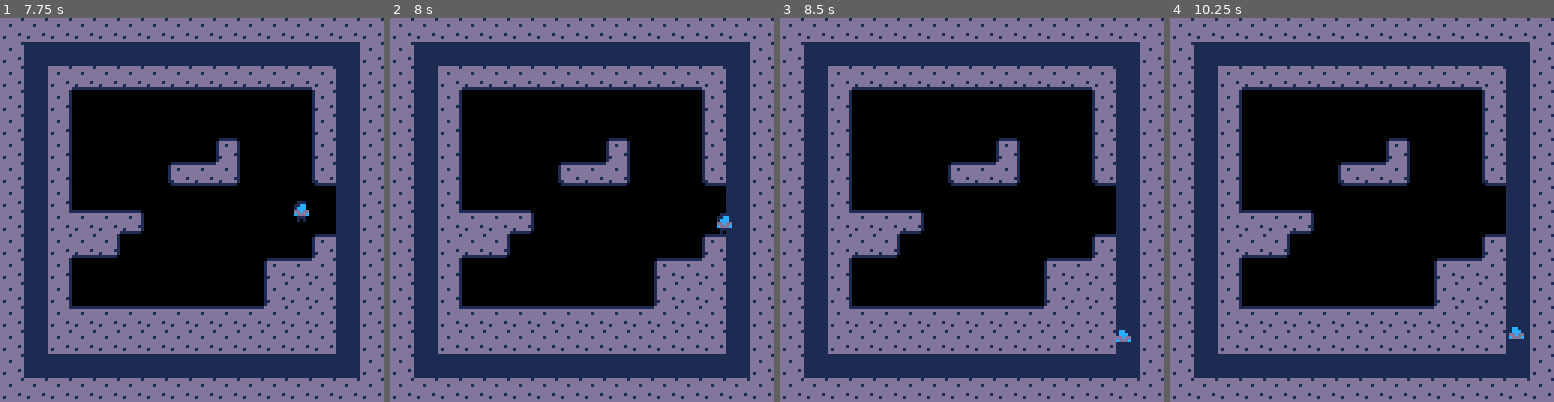
Above: before the commit, frames 1-4 (left to right).
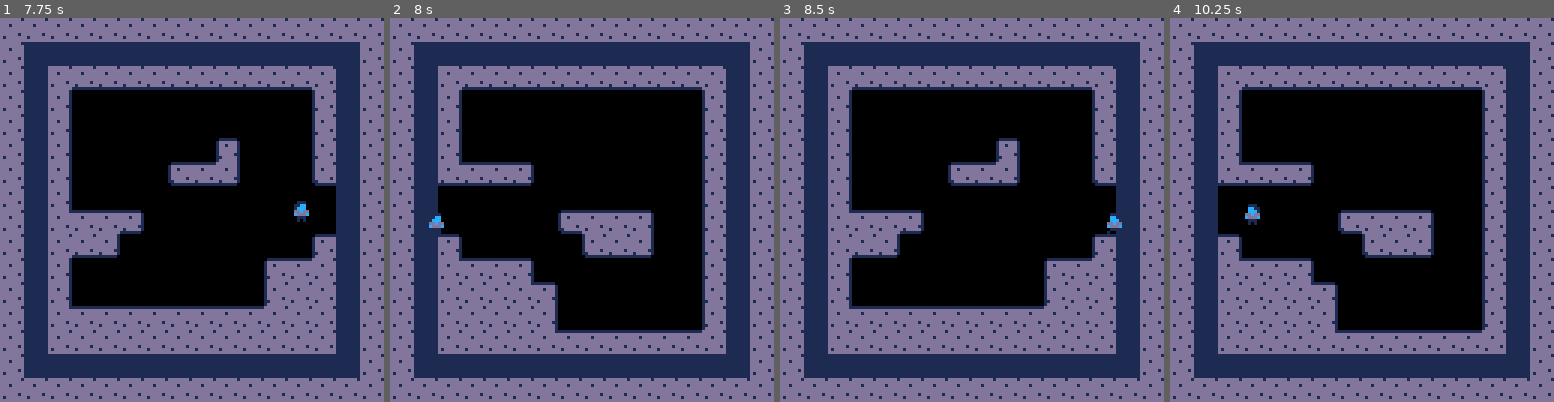
Above: after the commit, the same moments.

Repository: samskivert/darkflame
Game: PICO-8 cartridge darkflame.p8
Same seed, same stepped clock (60 frames per second), same inputs: the game is played once before the commit and once after it.
Inputs:
- Up to frame 1 (7.75 s): tap X (X key) at 0.33, 1.07, 1.85, 2.97, 4.08, 5.2, 6.32, 7.43 s; tap O (Z key) at 0.7, 1.7, 2.1, 2.5, 2.9, 3.3, 3.7, 4.1, 4.5, 4.9, 5.3, 5.7, 6.1, 6.5, 6.9, 7.3, 7.7 s; hold Right 1.6-2.1 s; hold Up 2.15-2.42 s; hold Right 2.47-3.03 s; hold Left 3.08-3.58 s; hold Down 3.63-3.97 s; hold Right 4.02-4.68 s; hold Up 4.73-5.03 s; hold Left 5.08-5.68 s; hold Down 5.73-6.03 s; hold Right 6.08-6.58 s; hold Right 6.63-7.13 s; hold Up 7.18-7.45 s; hold Right from 7.5 s (still down)
- Up to frame 2 (8 s): keep holding Right
- Up to frame 3 (8.5 s): release Right at 8.07 s; tap O (Z key) at 8.1 s; hold Left from 8.12 s (still down)
- Up to frame 4 (10.25 s): tap O (Z key) every 0.4 s from 8.5 to 10.1 s; tap X (X key) at 8.55, 9.67 s; release Left at 8.62 s; hold Down 8.67-9 s; hold Right 9.05-9.72 s; hold Up 9.77-10.07 s; hold Left from 10.12 s (still down)

Frame 1 is identical in both runs. In frame 2, 17% of the frame differs, in the area x 10-90%, y 31-83%; in frame 3, 0.2%; in frame 4, 17%, in the area x 12-93%, y 31-84%.

Commit message:
Wire up moving between rooms.

Diff:
--- a/levels.lua
+++ b/levels.lua
@@ -1,7 +1,8 @@
 -- themes (backgrounds)
 
 level=1
-num_players=1
+room_x=0
+room_y=0
 
 theme_dat={
   [1]={
@@ -112,10 +113,31 @@
 
 }
 
+function show_room (rx, ry)
+  cls()
+  room_x = rx
+  room_y = ry
+
+  local rsize = 12
+  local loff = (16-rsize)/2
+  for y=0,rsize-1 do
+    memcpy(0x2000+128*loff+128*ry*rsize+128*y+loff, 0x2000+128*y+16+rx*rsize, rsize)
+  end
+end
+
+function room_update ()
+  local p1 = pl[1]
+  if (p1.x > 14) then
+    show_room(room_x+1, room_y)
+    p1.x -= 12
+  elseif p1.x < 2 then
+    show_room(room_x-1, room_y)
+    p1.x += 12
+  end
+  -- TODO: moving up and down? or will we warp to new areas?
+end
+
 function init_level(lev)
-  cls()
-  reset()
-
   level=lev
   level_t = 0
   death_t = 0
@@ -138,32 +160,17 @@
   pl = {}
   loot = {}
 
+  reset()
   reload()
 
-  local lx = 0
-  local ly = 0
-  local ls = 12
-  local lo = (16-ls)/2
-  for y=0,ls-1 do
-    memcpy(0x2000+128*lo+128*ly*ls+128*y+lo, 0x2000+128*y+16+lx*ls, ls)
-  end
-  -- if (level <= 4) then
-  --   -- copy section of map
-  --   memcpy(0x2000,
-  --          0x1000+((lev+1)%4)*0x800,
-  --          0x800)
-  -- end
+  show_room(room_x, room_y)
 
   -- spawn player
   for y=0,15 do for x=0,127 do
-    local val=mget(x,y)
+    local val=mget(x, y)
     if (val == 1) then
-      clear_cel(x,y)
-      pl[1] = make_player(1, x+0.5,y+0.5,1)
-      if (num_players==2) then
-        pl[2] = make_player(88, x+2,y+1,1)
-        pl[2].id = 1
-      end
+      clear_cel(x, y)
+      pl[1] = make_player(1, x+0.5, y+0.5, 1)
     end
 
     -- count gems
--- a/world.lua
+++ b/world.lua
@@ -292,6 +292,7 @@
 
   outgame_logic()
   -- update_camera()
+  room_update()
 
   if (glitch_mushroom or corrupt_mode) then
     for i=1,4 do
